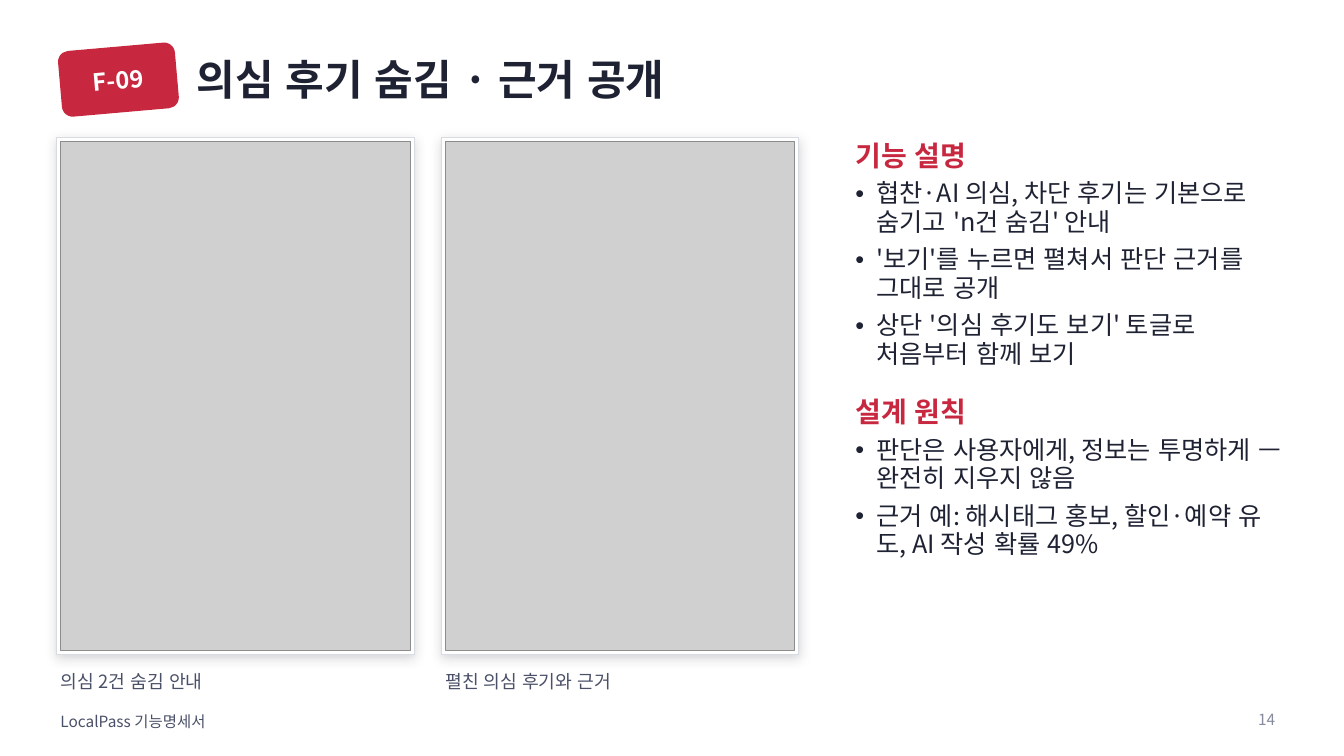
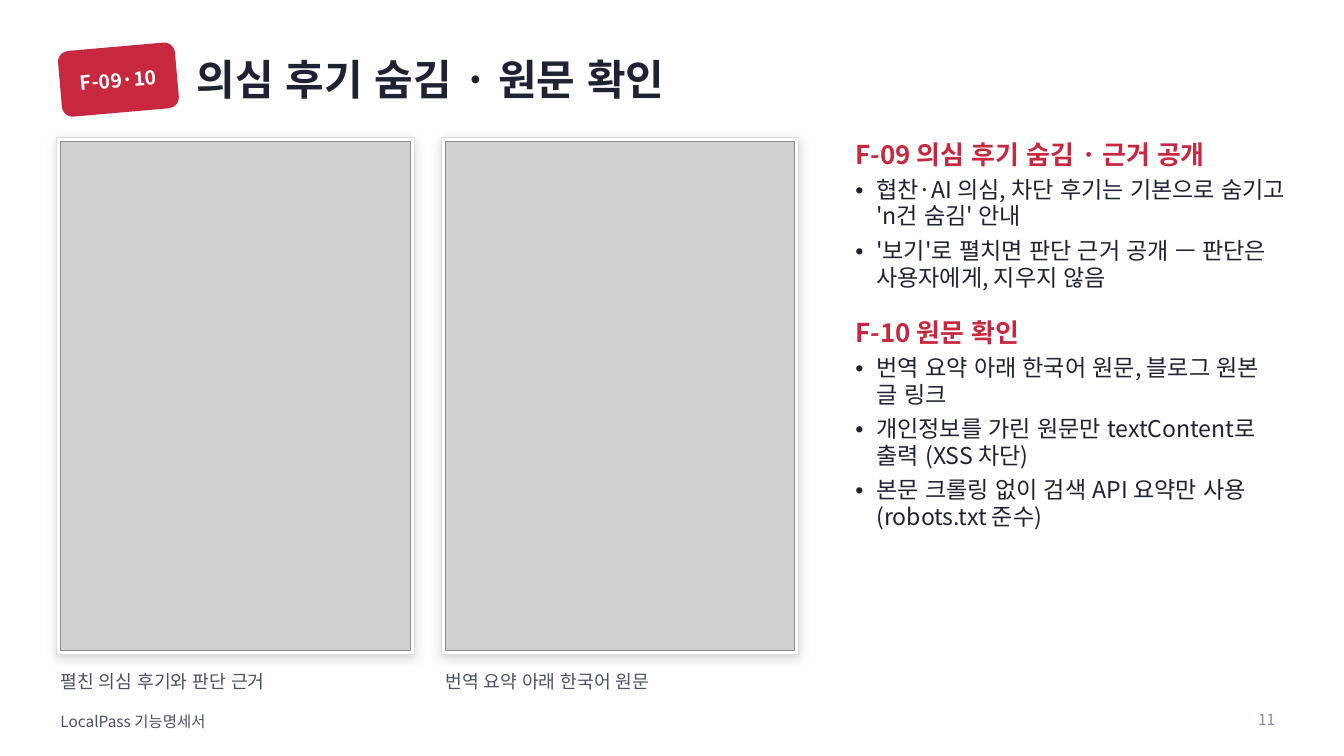
Before and after one commit to 55wind/localpass, a slide deck: slide 11 of docs/LocalPass_기능명세서.pptx (slide 14 before the commit). Drawn at 1344x756 pixels with LibreOffice and Linux fonts; fonts in the diff are those of the drawing; grey boxes stand for pictures. Boxes give left, top, right and bottom in pixels: in the first picture for what was removed or moved away, otherwise in the second. Text is boxed around its words. In the diff, an @@ line names an element or a change of style, - is before the commit and + after.

```diff
--- a/docs/LocalPass_기능명세서.pptx
+++ b/docs/LocalPass_기능명세서.pptx
@@ title at (x1=197, y1=59, x2=664, y2=99): text changed @@
-의심 후기 숨김 · 근거 공개
+의심 후기 숨김 · 원문 확인
@@ text in rounded rectangle at (x1=81, y1=70, x2=157, y2=90): text changed; size 17 to 14 pt @@
-F-09
+F-09·10
@@ text at (x1=855, y1=142, x2=1205, y2=167): text changed; size 20 to 18.5 pt @@
-기능 설명
+F-09 의심 후기 숨김 · 근거 공개
@@ text at (x1=876, y1=178, x2=1285, y2=226): size 18 to 16.5 pt in "협찬·AI 의심, 차단 후기는 기본으로 숨기고 'n건 ..." @@
@@ text at (x1=855, y1=240, x2=1266, y2=530): text changed; size 18 to 16.5 pt @@
-• '보기'를 누르면 펼쳐서 판단 근거를 그대로 공개
-• 상단 '의심 후기도 보기' 토글로 처음부터 함께 보기
-설계 원칙
-• 판단은 사용자에게, 정보는 투명하게 — 완전히 지우지 않음
-• 근거 예: 해시태그 홍보, 할인·예약 유도, AI 작성 확률 49%
+• '보기'로 펼치면 판단 근거 공개 — 판단은 사용자에게, 지우지 않음
+F-10 원문 확인
+• 번역 요약 아래 한국어 원문, 블로그 원본 글 링크
+• 개인정보를 가린 원문만 textContent로 출력 (XSS 차단)
+• 본문 크롤링 없이 검색 API 요약만 사용 (robots.txt 준수)
@@ text at (x1=60, y1=673, x2=264, y2=690): text changed @@
-의심 2건 숨김 안내
+펼친 의심 후기와 판단 근거
@@ text at (x1=445, y1=673, x2=649, y2=690): text changed @@
-펼친 의심 후기와 근거
+번역 요약 아래 한국어 원문
@@ page number at (x1=1258, y1=714, x2=1275, y2=725): text changed @@
-14
+11
```
Also in this commit, not shown: 5 other slides changed, 6 slides removed, 8 other files.
